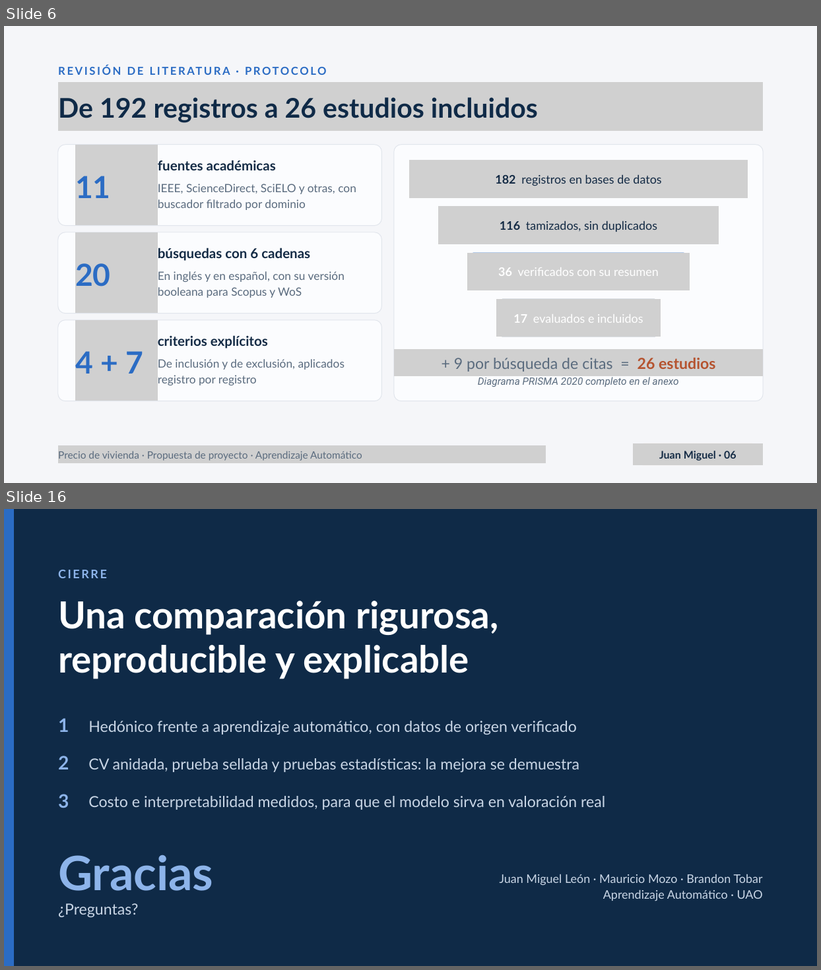
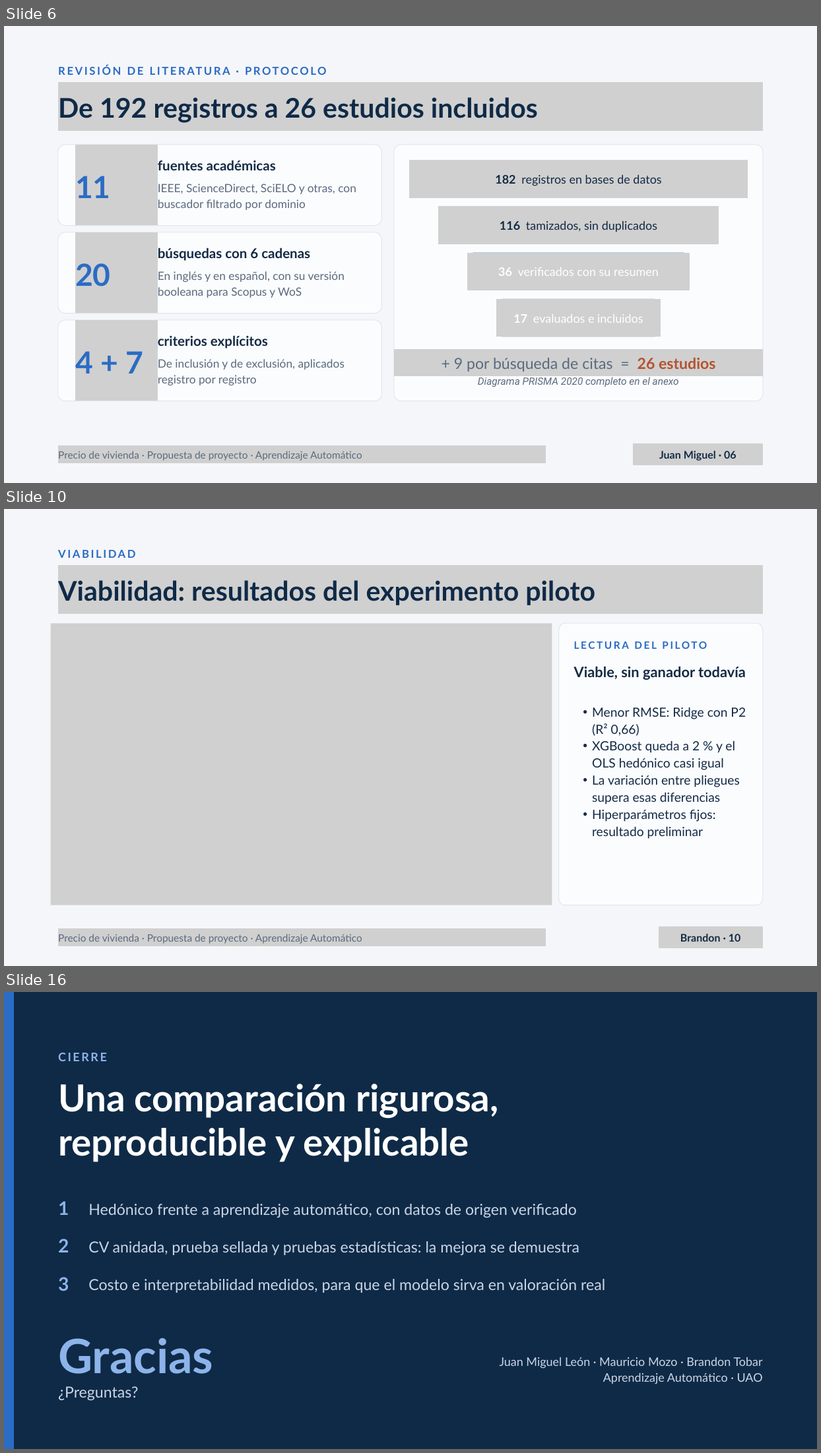
Before and after one commit to Juanm0331123/ml-precio-vivienda, a slide deck: docs/entregable_1/Propuesta_ML_Precio_Vivienda.pptx. Shown one above the other, each under a label of ours: slides 6 and 16 before the commit, slides 6, 10 and 16 after it; the slides between them are not shown. The pictures are 821x970 and 821x1453 pixels, drawn with LibreOffice and Linux fonts; fonts in the diff are those of the drawing; grey boxes stand for pictures. Boxes give left, top, right and bottom in pixels: in the first picture for what was removed or moved away, otherwise in the second. Text is boxed around its words. In the diff, an @@ line names an element or a change of style, - is before the commit and + after.

```diff
--- a/docs/entregable_1/Propuesta_ML_Precio_Vivienda.pptx
+++ b/docs/entregable_1/Propuesta_ML_Precio_Vivienda.pptx
@@ slide 10 added at (4, 509, 817, 966), background #F5F6F9 @@
@@ text added at (58, 550, 135, 558), 19.5 pt, text #2B6CC4, bold @@
+VIABILIDAD
@@ picture added at (58, 565, 762, 614) @@
@@ text added at (58, 580, 595, 605), 48 pt, text #0F2A47, bold @@
+Viabilidad: resultados del experimento piloto
@@ picture added at (51, 623, 552, 906) @@
@@ freeform shape added at (559, 623, 763, 906), fill #FBFCFE, outline #E1E5EC 1.13 pt @@
@@ text added at (574, 641, 707, 649), 18 pt, text #2B6CC4, bold @@
+LECTURA DEL PILOTO
@@ text added at (574, 666, 746, 680), 25.5 pt, text #142B45, bold @@
+Viable, sin ganador todavía
@@ text added at (592, 707, 746, 839), 22.5 pt, text #142B45 @@
+  • Menor RMSE: Ridge con P2 (R² 0,66)
+  • XGBoost queda a 2 % y el OLS hedónico casi igual
+  • La variación entre pliegues supera esas diferencias
+  • Hiperparámetros fijos: resultado preliminar
@@ picture added at (58, 929, 546, 947) @@
@@ text added at (58, 934, 362, 944), 18 pt, text #5A6B7E @@
+Precio de vivienda · Propuesta de proyecto · Aprendizaje Automático
@@ freeform shape added at (659, 927, 762, 949), fill #E6E1F6 @@
@@ picture added at (659, 927, 762, 949) @@
@@ text added at (680, 934, 741, 942), 18.8 pt, text #142B45, bold @@
+Brandon · 10
```
Also in this commit, not shown: 6 slides changed, 2 other slides added, 3 slides removed, 1 other file.
